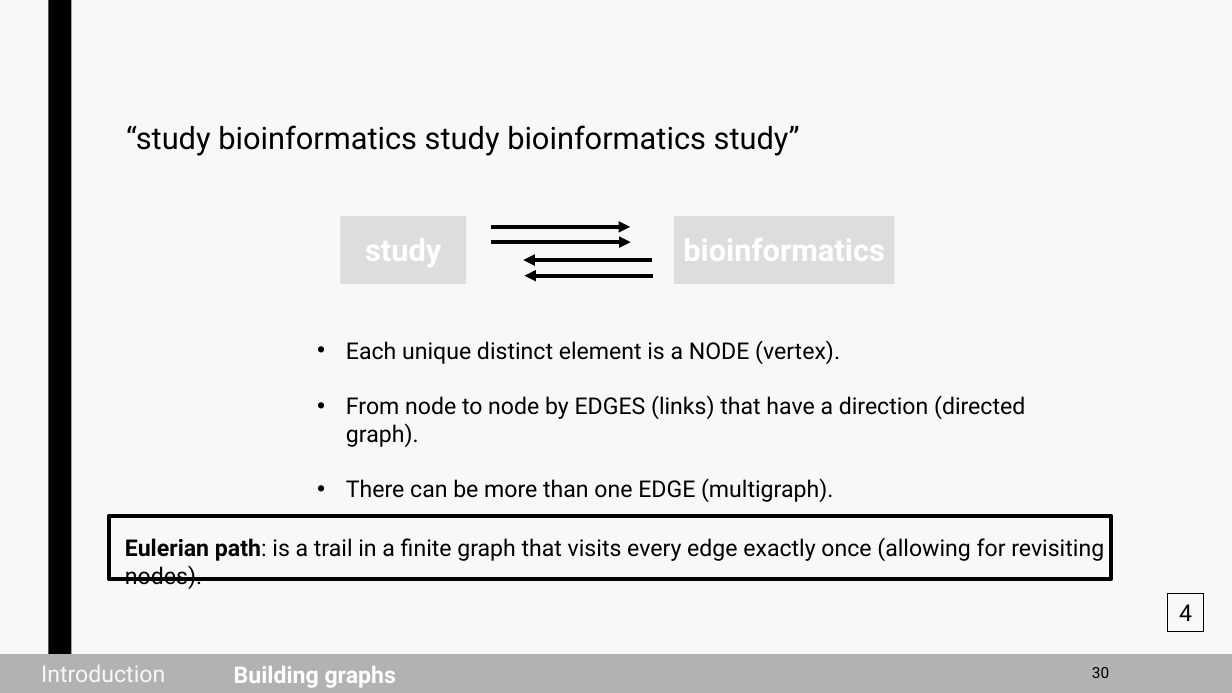
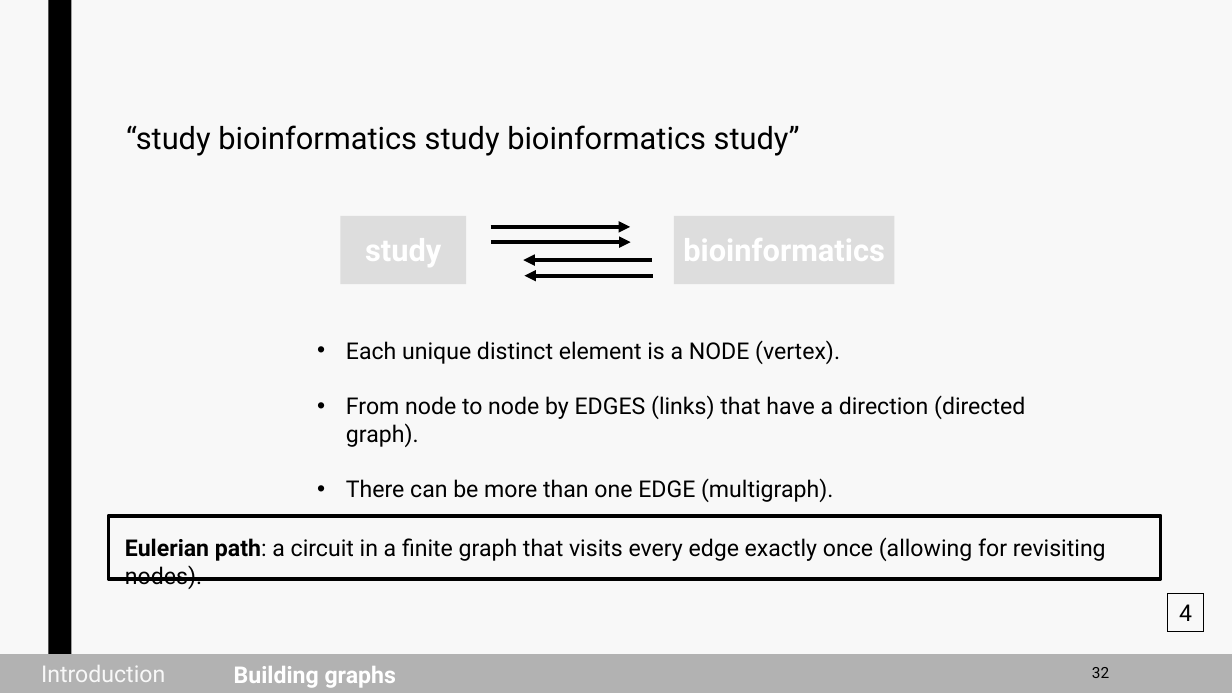
Before and after one commit to jurtasun/presentations, a slide deck: slide 31 of 202306_LMS_Complexity/202306_LMS_Complexity.ppt (slide 29 before the commit). Drawn at 1232x693 pixels with LibreOffice and Linux fonts; fonts in the diff are those of the drawing. Boxes give left, top, right and bottom in pixels: in the first picture for what was removed or moved away, otherwise in the second. Text is boxed around its words. In the diff, an @@ line names an element or a change of style, - is before the commit and + after.

```diff
--- a/202306_LMS_Complexity/202306_LMS_Complexity.ppt
+++ b/202306_LMS_Complexity/202306_LMS_Complexity.ppt
@@ rectangle: place and size @@
-rectangle at (109, 516, 1112, 579)
+rectangle at (109, 516, 1162, 579)
@@ text at (125, 537, 1106, 561): text changed @@
-Eulerian path: is a trail in a finite graph that visits every edge exactly once (allowing for revisiting nodes).
+Eulerian path: a circuit in a finite graph that visits every edge exactly once (allowing for revisiting nodes).
@@ page number at (1092, 667, 1109, 678): text changed @@
-30
+32
```
Also in this commit, not shown: 4 other slides changed, 7 slides added, 15 slides removed.
